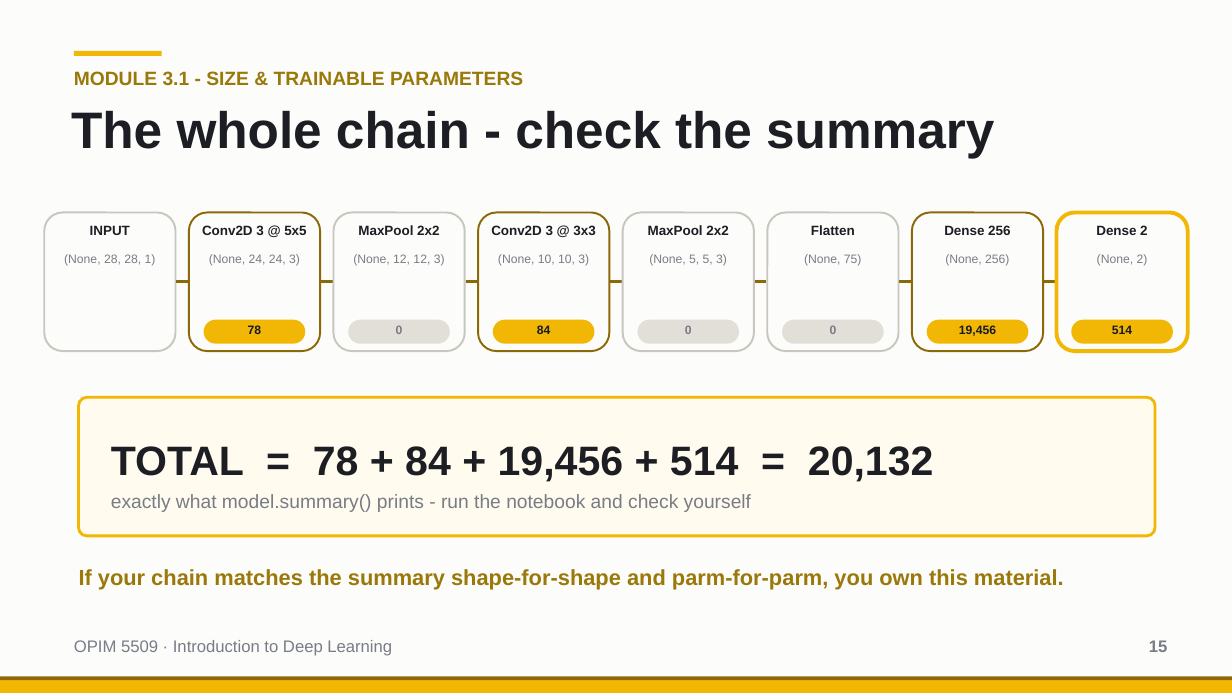
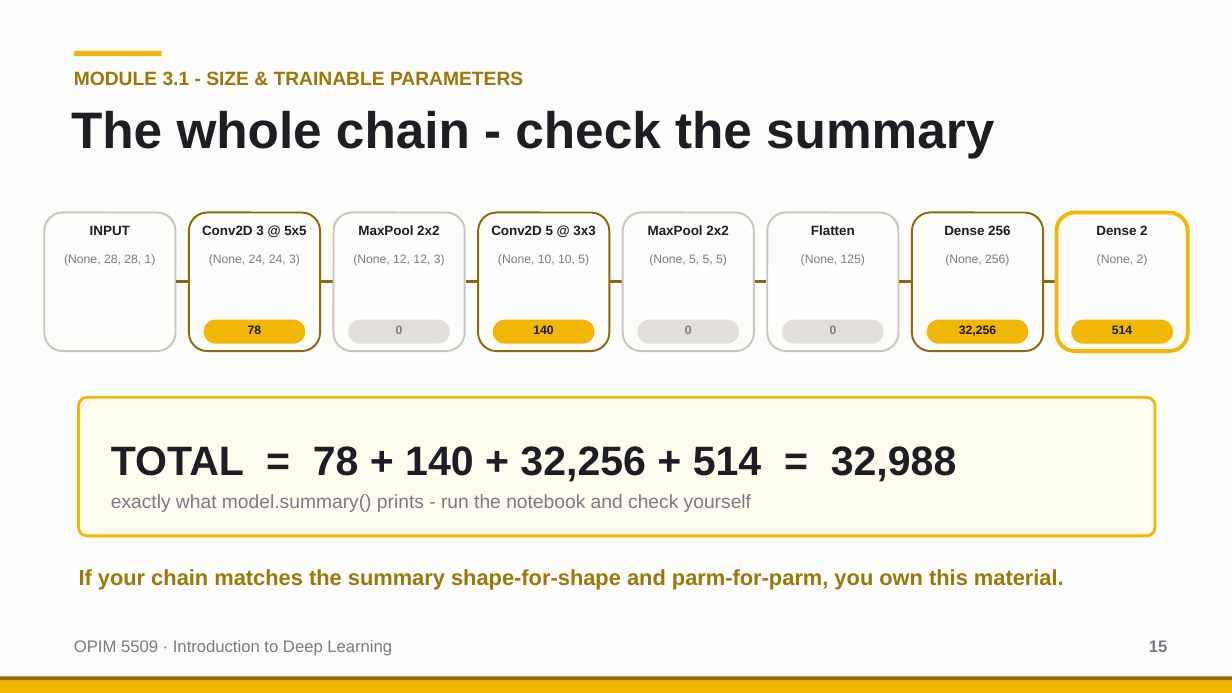
Before and after one commit to drdave-teaching/OPIM5509Files, a slide deck: slide 15 of OPIM5509_Module3_Files/slides/Math for a Simple ConvNet.pptx. Drawn at 1232x693 pixels with LibreOffice and Linux fonts; fonts in the diff are those of the drawing. Boxes give left, top, right and bottom in pixels: in the first picture for what was removed or moved away, otherwise in the second. Text is boxed around its words. In the diff, an @@ line names an element or a change of style, - is before the commit and + after.

```diff
--- a/OPIM5509_Module3_Files/slides/Math for a Simple ConvNet.pptx
+++ b/OPIM5509_Module3_Files/slides/Math for a Simple ConvNet.pptx
@@ text at <box>491,224,595,238</box>: text changed @@
-Conv2D 3 @ 3x3
+Conv2D 5 @ 3x3
@@ text at <box>498,254,589,266</box>: text changed @@
-(None, 10, 10, 3)
+(None, 10, 10, 5)
@@ text at <box>649,254,727,266</box>: text changed @@
-(None, 5, 5, 3)
+(None, 5, 5, 5)
@@ text at <box>801,254,865,266</box>: text changed @@
-(None, 75)
+(None, 125)
@@ text at <box>533,325,553,334</box>: text changed @@
-84
+140
@@ text at <box>959,325,996,336</box>: text changed @@
-19,456
+32,256
@@ text at <box>111,446,957,482</box>: text changed @@
-TOTAL = 78 + 84 + 19,456 + 514 = 20,132
+TOTAL = 78 + 140 + 32,256 + 514 = 32,988
```
Also in this commit, not shown: 12 other slides changed, 3 other files.
